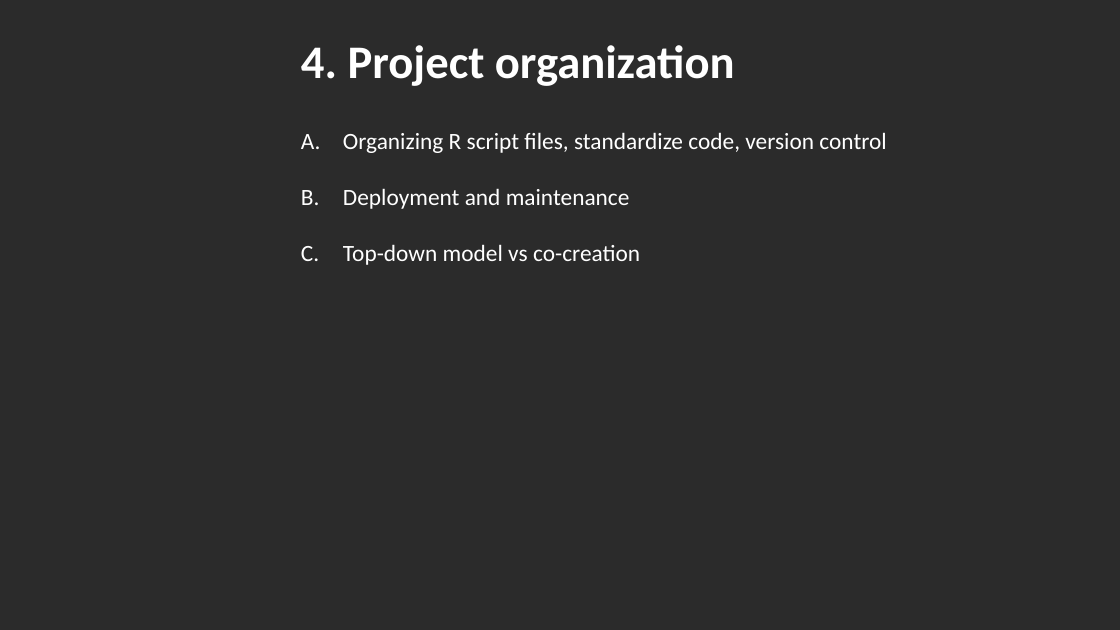
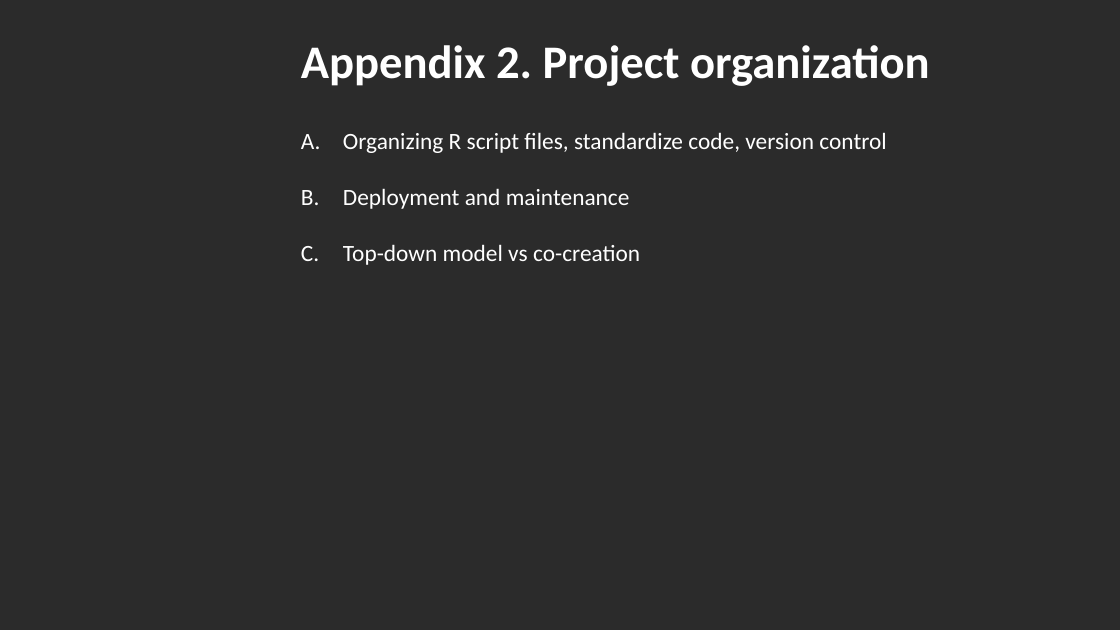
Before and after one commit to DataIMLabs/MIE2024, a slide deck: slide 42 of presentation/MIE2024-DataIM-Masterclass.pptx (slide 44 before the commit). Drawn at 1120x630 pixels with LibreOffice and Linux fonts; fonts in the diff are those of the drawing; background and template pictures are left out; a plain dark background stands for a picture behind light text. Boxes give left, top, right and bottom in pixels: in the first picture for what was removed or moved away, otherwise in the second. Text is boxed around its words. In the diff, an @@ line names an element or a change of style, - is before the commit and + after.

```diff
--- a/presentation/MIE2024-DataIM-Masterclass.pptx
+++ b/presentation/MIE2024-DataIM-Masterclass.pptx
@@ text at (x1=301, y1=45, x2=930, y2=86): text changed @@
-4. Project organization
+Appendix 2. Project organization
```
Also in this commit, not shown: 5 other slides changed, 4 slides removed, 7 other files.
